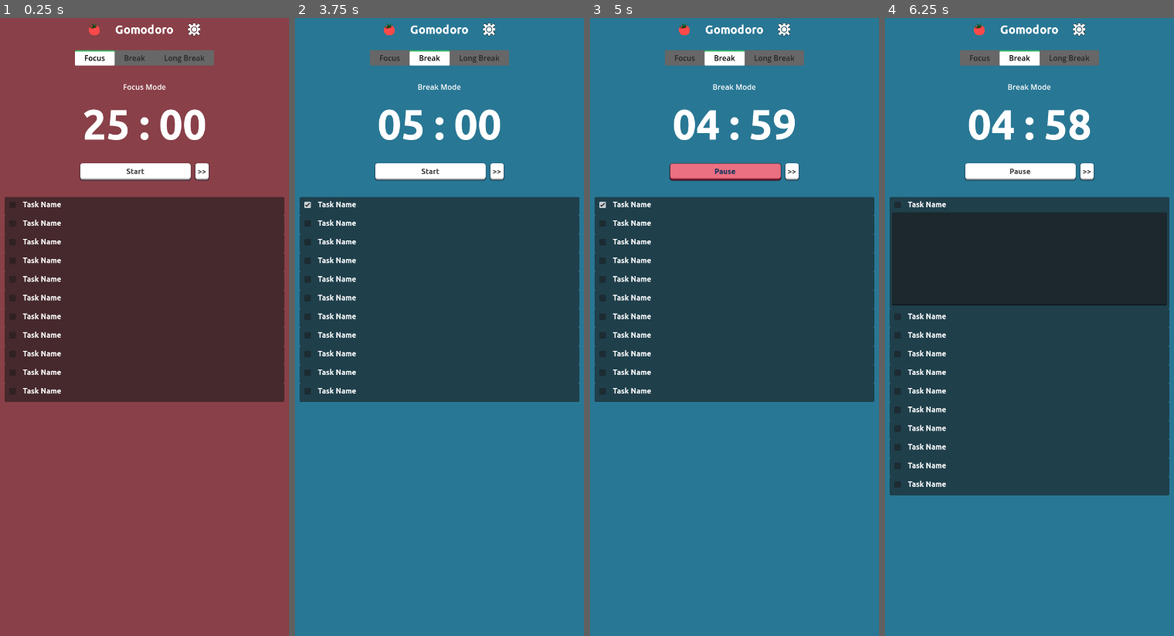
Above: before the commit, frames 1-4 (left to right).
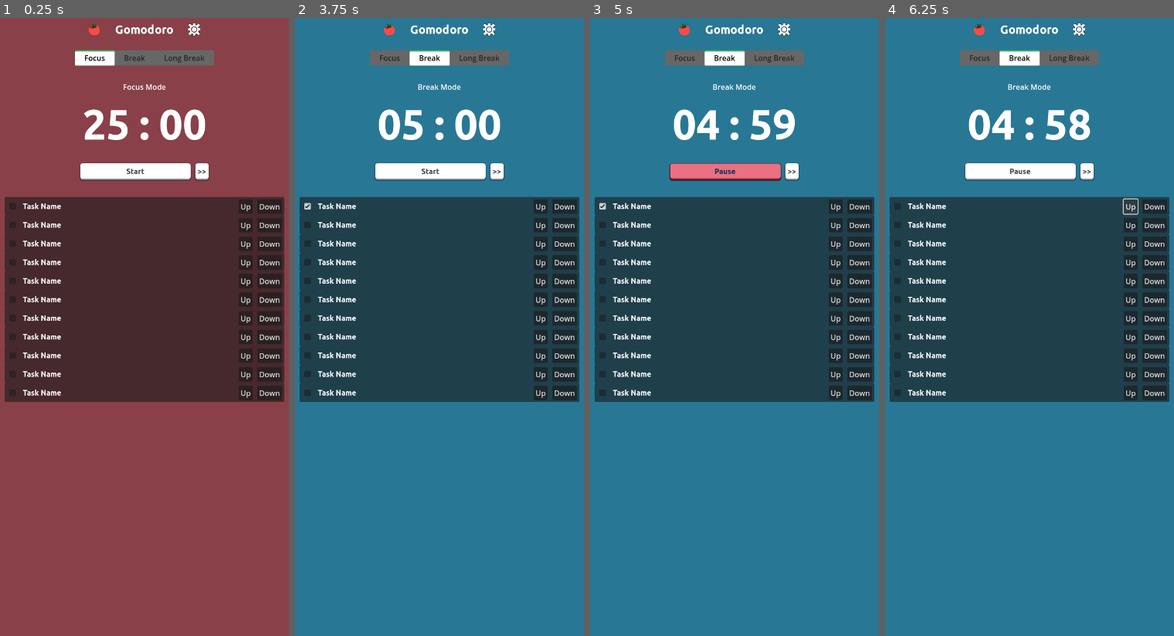
Above: after the commit, the same moments.

Repository: trubusoft/gomodoro
Game: Godot game, scene res://scenes/gomodoro.tscn
Same seed, same stepped clock (60 frames per second), same inputs: the game is played once before the commit and once after it.
Inputs (mouse positions are in pixels of both pictures, inside the frame that each line leads up to):
- Up to frame 1 (0.25 s): no input
- Up to frame 2 (3.75 s): click (540, 209) at 0.5 s, where only the run after the commit has a clickable "Up"; click (563, 209) at 1.25 s, where only the run after the commit has a clickable "Down"; click "Start" at 2 s; click (306, 203) at 2.77 s; click ">>" at 3.5 s
- Up to frame 3 (5 s): click "Start" at 4.25 s
- Up to frame 4 (6.25 s): click (896, 203) at 5.02 s; click (1130, 209) at 5.75 s, where only the run after the commit has a clickable "Up"

The runs differ from the first frame. In frame 1, 4.2% of the frame differs, in the area x 7-98%, y 29-62%; in frame 2, 4.3%; in frame 3, 4.3%; in frame 4, 30%, in the area x 1-99%, y 29-78%.

Commit message:
Update task to add up and down button and make it emmit move up and down signal for task_list to handle

Diff:
--- a/scenes/task.gd
+++ b/scenes/task.gd
@@ -2,6 +2,8 @@
 
 
 signal toggle_check(toggled_on: bool)
+signal move_up(node: Node, index: int)
+signal move_down(node: Node, index: int)
 
 
 @onready var task = $"."
@@ -55,3 +57,11 @@
 
 func _on_panel_mouse_exited():
 	is_being_pointed = false
+
+
+func _on_move_up_button_pressed():
+	emit_signal('move_up', self, get_index())
+
+
+func _on_move_down_button_pressed():
+	emit_signal('move_down', self, get_index())
--- a/scenes/task.tscn
+++ b/scenes/task.tscn
@@ -58,6 +58,18 @@
 texture = ExtResource("3_xtikf")
 expand_mode = 2
 
+[node name="MoveUpButton" type="Button" parent="Panel/MarginContainer/VBoxContainer/HBoxContainer"]
+layout_mode = 2
+size_flags_horizontal = 10
+size_flags_vertical = 4
+text = "Up"
+
+[node name="MoveDownButton" type="Button" parent="Panel/MarginContainer/VBoxContainer/HBoxContainer"]
+layout_mode = 2
+size_flags_horizontal = 4
+size_flags_vertical = 4
+text = "Down"
+
 [node name="TaskDescription" type="TextEdit" parent="Panel/MarginContainer/VBoxContainer"]
 unique_name_in_owner = true
 visible = false
@@ -70,4 +82,6 @@
 [connection signal="mouse_entered" from="Panel" to="." method="_on_panel_mouse_entered"]
 [connection signal="mouse_exited" from="Panel" to="." method="_on_panel_mouse_exited"]
 [connection signal="toggled" from="Panel/MarginContainer/VBoxContainer/HBoxContainer/CheckBox" to="." method="_on_check_box_toggled"]
+[connection signal="pressed" from="Panel/MarginContainer/VBoxContainer/HBoxContainer/MoveUpButton" to="." method="_on_move_up_button_pressed"]
+[connection signal="pressed" from="Panel/MarginContainer/VBoxContainer/HBoxContainer/MoveDownButton" to="." method="_on_move_down_button_pressed"]
 [connection signal="text_changed" from="Panel/MarginContainer/VBoxContainer/TaskDescription" to="." method="_on_task_description_text_changed"]
